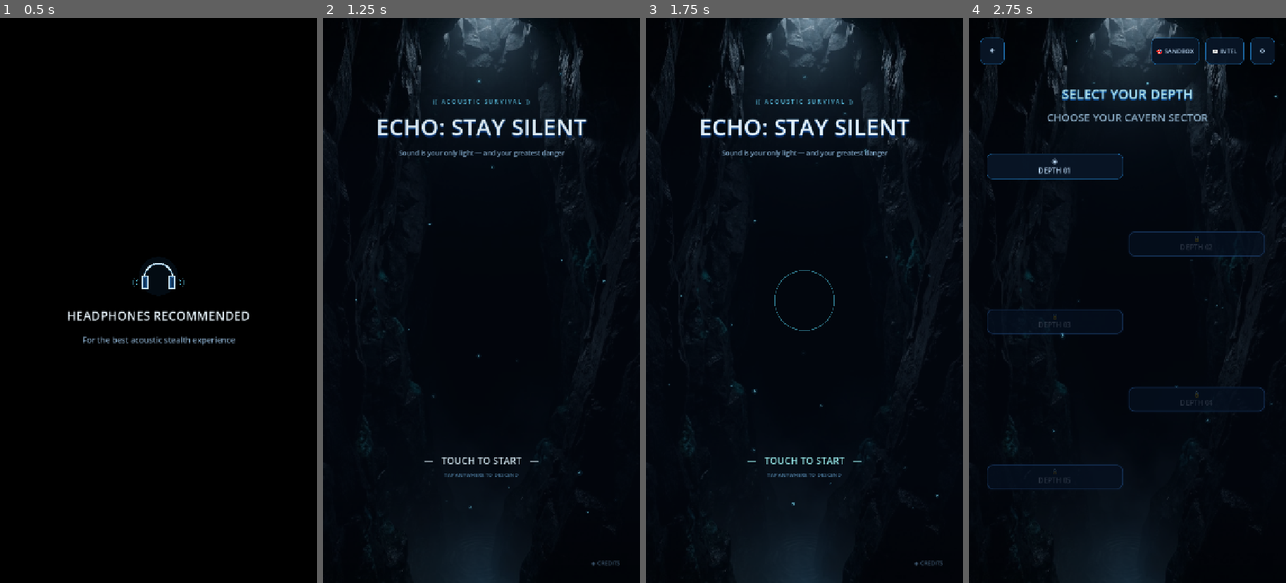
Above: before the commit, frames 1-4 (left to right).
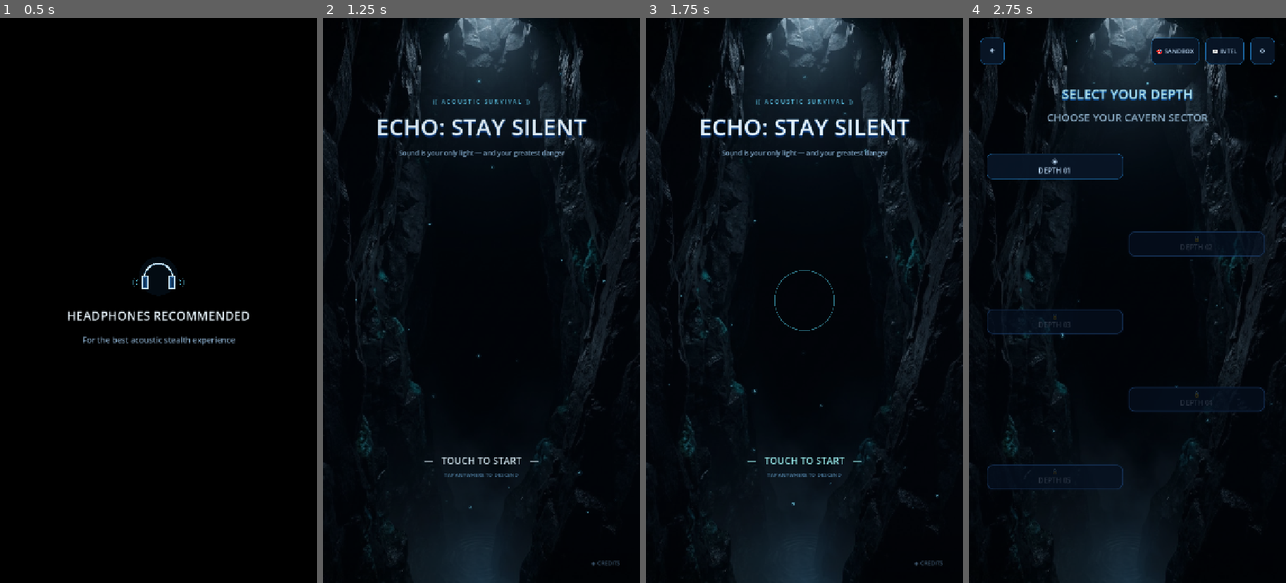
Above: after the commit, the same moments.

Repository: TerKSDev/echo
Game: Godot game, scene res://ui/headphone_warning.tscn
Same seed, same stepped clock (60 frames per second), same inputs: the game is played once before the commit and once after it.
Inputs (mouse positions are in pixels of both pictures, inside the frame that each line leads up to):
- Up to frame 1 (0.5 s): no input
- Up to frame 2 (1.25 s): tap Enter (ui_accept) at 0.5 s; drag from (481, 300) to (513, 176) at 0.52 s
- Up to frame 3 (1.75 s): click (804, 300) at 1.25 s
- Up to frame 4 (2.75 s): click (1127, 300) at 2 s

Frame 1 is identical in both runs. In frame 2, less than 0.1% of the frame differs, in the area x 6-100%, y 11-81%; in frame 3, 0.1%, in the area x 6-100%, y 1-82%; in frame 4, less than 0.1%.

Commit message:
refactor: remove unused splash screen assets and update UI gradient colors

Diff:
--- a/project.godot
+++ b/project.godot
@@ -13,9 +13,8 @@
 config/name="Echo"
 run/main_scene="uid://dmknrgc8haiw1"
 config/features=PackedStringArray("4.7", "GL Compatibility")
+boot_splash/bg_color=Color(0, 0, 0, 1)
 boot_splash/show_image=false
-boot_splash/bg_color=Color(0, 0, 0, 1)
-boot_splash/minimum_display_time=0
 config/icon="uid://drbdgmp6c3al5"
 
 [audio]
--- a/ui/level_select.tscn
+++ b/ui/level_select.tscn
@@ -33,7 +33,7 @@
 
 [sub_resource type="Gradient" id="Gradient_shade"]
 offsets = PackedFloat32Array(0, 0.1, 0.25, 0.82, 1)
-colors = PackedColorArray(0.01, 0.03, 0.07, 0.32, 0.01, 0.03, 0.07, 0.46, 0.01, 0.03, 0.07, 0.72, 0.01, 0.03, 0.07, 0.72, 0.01, 0.03, 0.07, 0.45)
+colors = PackedColorArray(0.01, 0.03, 0.07, 0.22, 0.01, 0.03, 0.07, 0.35, 0.01, 0.03, 0.07, 0.48, 0.01, 0.03, 0.07, 0.48, 0.01, 0.03, 0.07, 0.32)
 
 [sub_resource type="GradientTexture2D" id="GradientTexture2D_shade"]
 gradient = SubResource("Gradient_shade")
--- a/ui/menu.tscn
+++ b/ui/menu.tscn
@@ -73,7 +73,7 @@
 
 [sub_resource type="Gradient" id="Gradient_shade"]
 offsets = PackedFloat32Array(0, 0.1, 0.25, 0.82, 1)
-colors = PackedColorArray(0.01, 0.03, 0.07, 0.32, 0.01, 0.03, 0.07, 0.46, 0.01, 0.03, 0.07, 0.72, 0.01, 0.03, 0.07, 0.72, 0.01, 0.03, 0.07, 0.45)
+colors = PackedColorArray(0.01, 0.03, 0.07, 0.22, 0.01, 0.03, 0.07, 0.35, 0.01, 0.03, 0.07, 0.48, 0.01, 0.03, 0.07, 0.48, 0.01, 0.03, 0.07, 0.32)
 
 [sub_resource type="GradientTexture2D" id="GradientTexture2D_shade"]
 gradient = SubResource("Gradient_shade")
Binary file removed: assets/empty_splash.png
Not shown, removed: assets/empty_splash.png.import
Not shown, changed: export_presets.cfg
Not shown, changed: build/echo_stay_silent.apk
Not shown, changed: build/echo_stay_silent.apk.idsig
